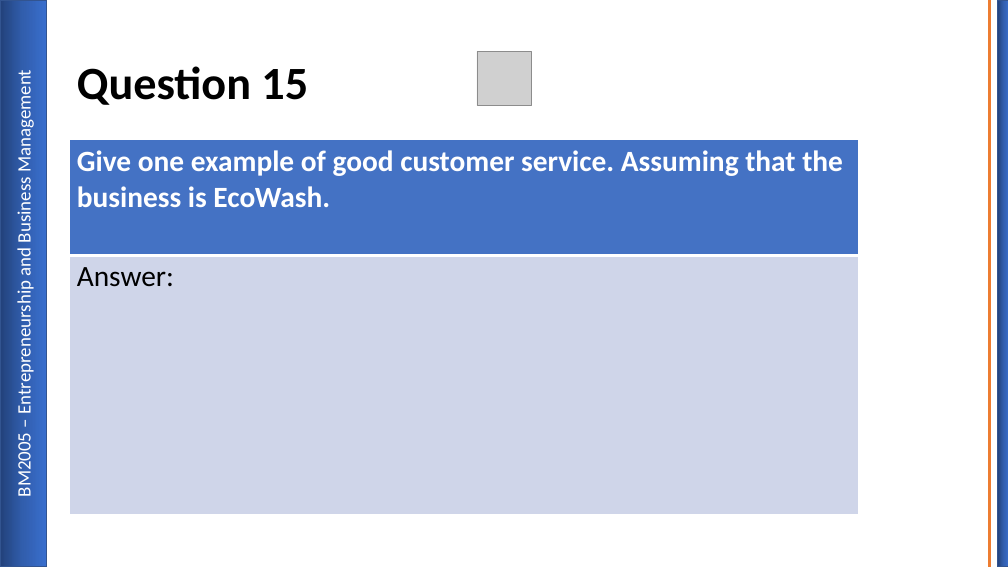
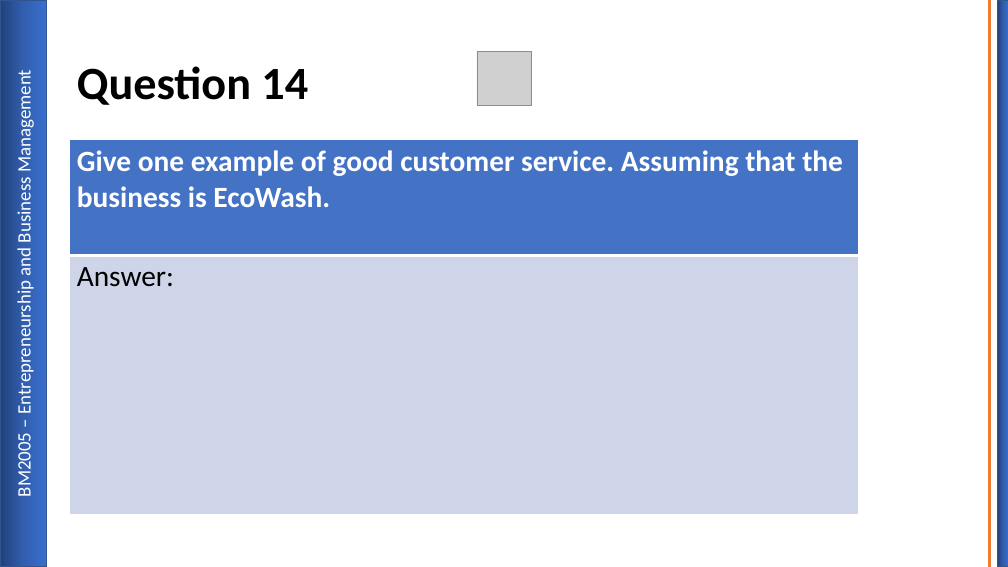
Before and after one commit to gcscourseware/BM2005EntrepreneurshipandBM, a slide deck: slide 27 of LessonAssets/BM2005 Entrepreneurship and BM First Formative.pptx (slide 28 before the commit). Drawn at 1008x567 pixels with LibreOffice and Linux fonts; fonts in the diff are those of the drawing; grey boxes stand for pictures; background and template pictures are left out. Boxes give left, top, right and bottom in pixels: in the first picture for what was removed or moved away, otherwise in the second. Text is boxed around its words. In the diff, an @@ line names an element or a change of style, - is before the commit and + after.

```diff
--- a/LessonAssets/BM2005 Entrepreneurship and BM First Formative.pptx
+++ b/LessonAssets/BM2005 Entrepreneurship and BM First Formative.pptx
@@ title at (77,66,308,105): text changed @@
-Question 15
+Question 14
```
Also in this commit, not shown: 11 other slides changed, 1 slide removed, 3 other files.
